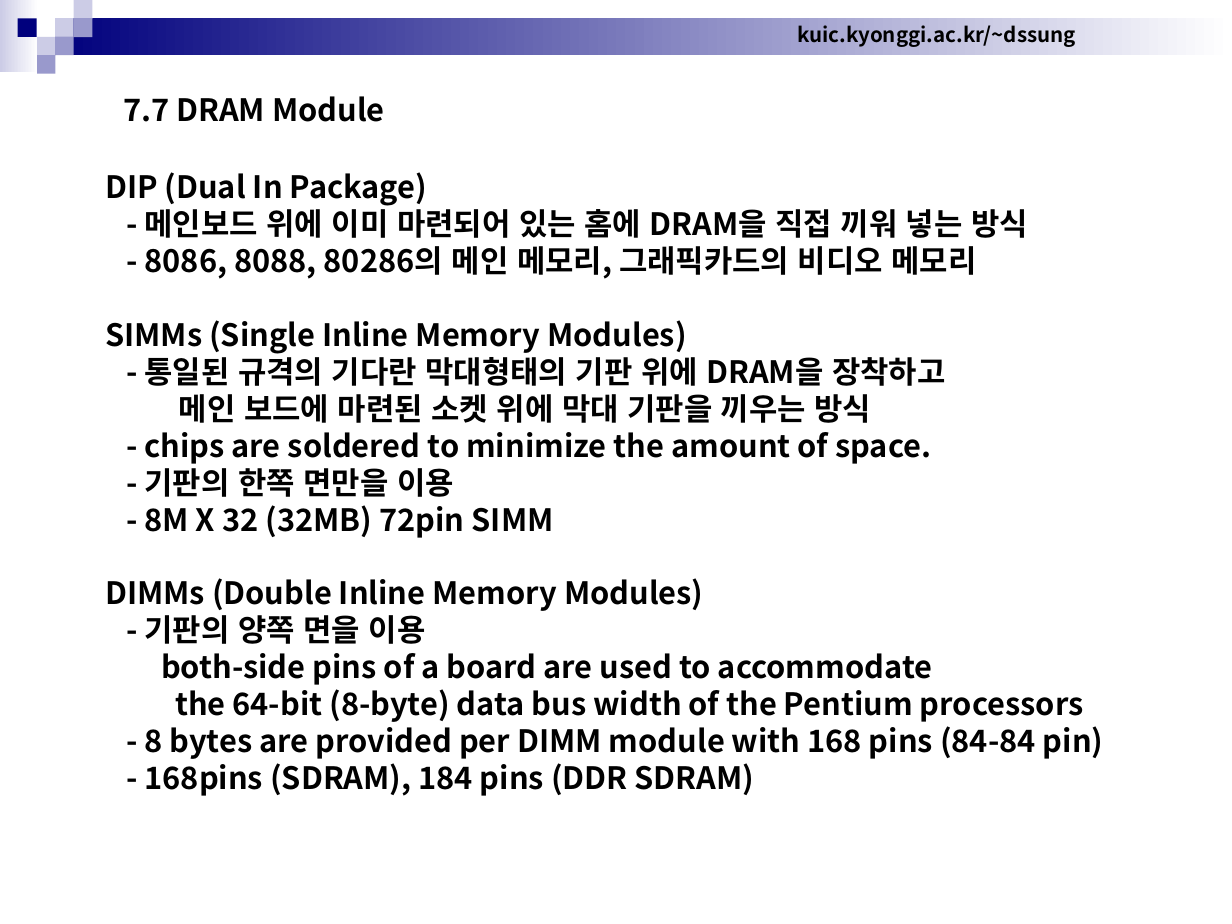
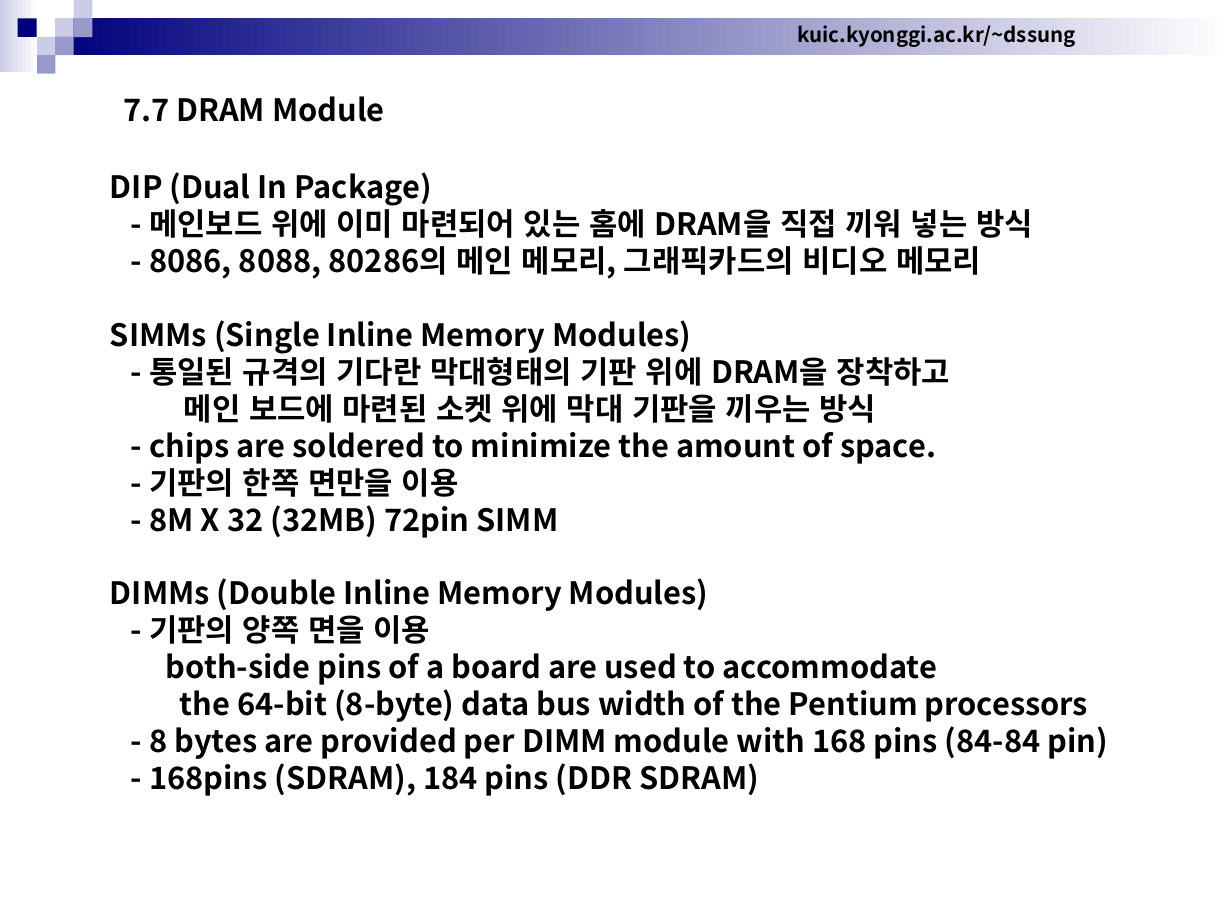
Before and after one commit to cocojk/major, a slide deck: slide 45 of arch3/Chapter7. Memory - DRAM.ppt. Drawn at 1232x924 pixels with LibreOffice and Linux fonts; fonts in the diff are those of the drawing. Boxes give left, top, right and bottom in pixels: in the first picture for what was removed or moved away, otherwise in the second. Text is boxed around its words. In the diff, an @@ line names an element or a change of style, - is before the commit and + after.

```diff
--- a/arch3/Chapter7. Memory - DRAM.ppt
+++ b/arch3/Chapter7. Memory - DRAM.ppt
@@ text "DIP (Dual In Package)": place and size @@
-text "DIP (Dual In Package)" at [105, 172, 1104, 796]
+text "DIP (Dual In Package)" at [110, 172, 1109, 796]
```
Also in this commit, not shown: 58 other slides changed, 3 other files.
